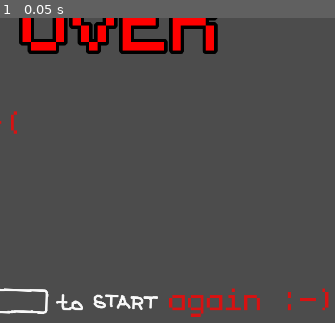
Above: before the commit, frame 1.
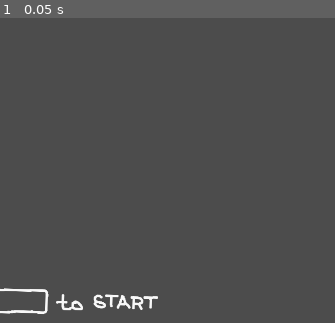
Above: after the commit, the same moment.

Repository: astanin/moonshot-express
Game: Godot game, scene res://scenes/RoundSummary.tscn
The game is run twice, just before and just after one commit, with the same random seed, the same clock (stepped at 60 frames per second) and the same inputs. This scene is started directly instead of the project's main scene.
Inputs:
- Up to frame 1 (0.05 s): no input

The runs differ from the first frame. In frame 1, 5.8% of the frame differs, in the area x 0-99%, y 0-99%.

Commit message:
hide Game Over by default

Diff:
--- a/scenes/RoundSummary.tscn
+++ b/scenes/RoundSummary.tscn
@@ -126,8 +126,7 @@
 "values": [ Vector2( 1, 1 ), Vector2( 1.1, 1.1 ), Vector2( 1, 1 ) ]
 }
 
-[sub_resource type="Animation" id=3]
-resource_name = "Loss"
+[sub_resource type="Animation" id=4]
 length = 2.0
 loop = true
 tracks/0/type = "value"
@@ -215,8 +214,7 @@
 "values": [ false ]
 }
 
-[sub_resource type="Animation" id=4]
-resource_name = "Profit"
+[sub_resource type="Animation" id=5]
 length = 2.0
 loop = true
 tracks/0/type = "value"
@@ -363,6 +361,7 @@
 align = 1
 
 [node name="GameOver" type="Node2D" parent="."]
+visible = false
 
 [node name="GameOver" type="Label" parent="GameOver"]
 margin_left = -541.225
@@ -424,9 +423,9 @@
 align = 1
 
 [node name="AnimationPlayer" type="AnimationPlayer" parent="."]
-anims/GameOver = SubResource( 5 )
-anims/Loss = SubResource( 3 )
-anims/Profit = SubResource( 4 )
+anims/GameOver = SubResource( 3 )
+anims/Loss = SubResource( 4 )
+anims/Profit = SubResource( 5 )
 
 [node name="tip_start" type="Sprite" parent="."]
 position = Vector2( 42.9753, 672.027 )
Not shown: 1 places in scenes/RoundSummary.tscn that only renumber resources
